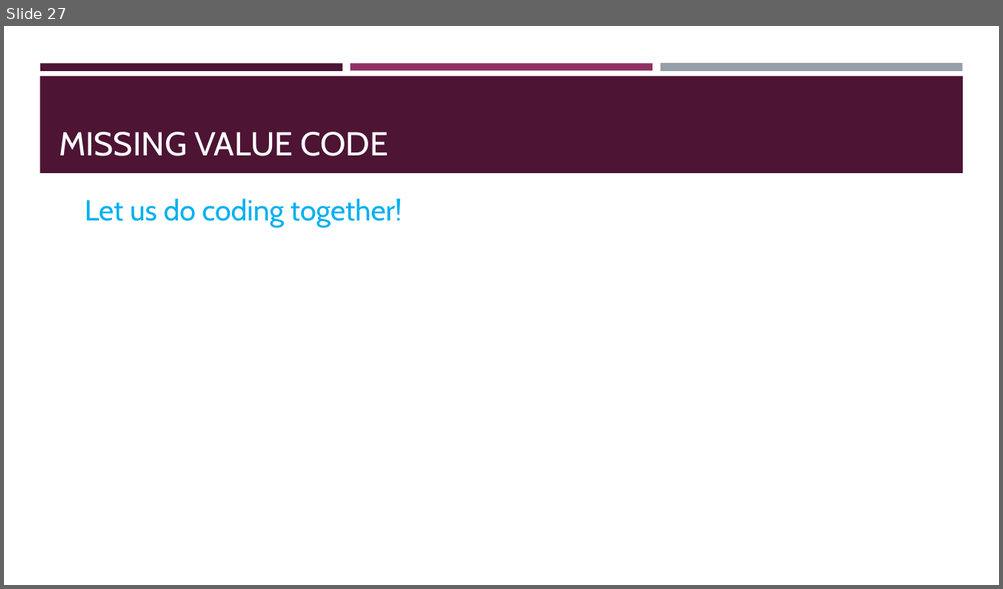
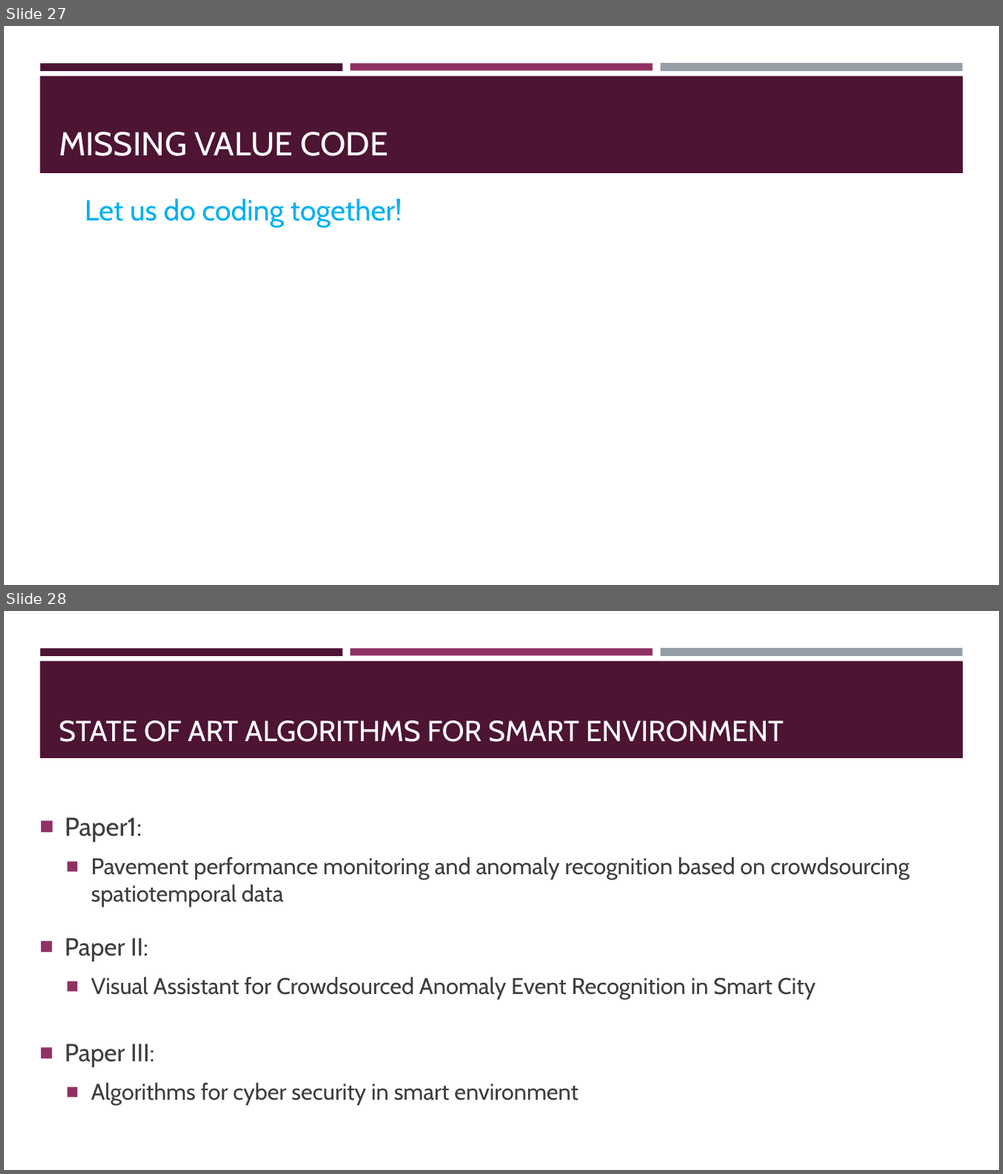
Before and after one commit to BeiyuLinCS/beiyulin.github.io, a slide deck: teach/spring_22/slides/iot_smart_environment2.pptx. Shown one above the other, each under a label of ours: slide 27 before the commit, slides 27 and 28 after it. The pictures are 1003x589 and 1003x1174 pixels, drawn with LibreOffice and Linux fonts; fonts in the diff are those of the drawing. Boxes give left, top, right and bottom in pixels: in the first picture for what was removed or moved away, otherwise in the second. Text is boxed around its words. In the diff, an @@ line names an element or a change of style, - is before the commit and + after.

Commit message:
updated

```diff
--- a/teach/spring_22/slides/iot_smart_environment2.pptx
+++ b/teach/spring_22/slides/iot_smart_environment2.pptx
@@ slide 28 added at [4, 611, 999, 1170], background #FFFFFF; not listed: 4 template elements that a slide beside it also shows @@
@@ title added at [59, 721, 783, 742], 28 pt, text #FFFFFF @@
+STATE OF ART ALGORITHMS FOR SMART ENVIRONMENT
@@ text added at [65, 817, 909, 1105], 22 pt, text #3D3D3D @@
+■ Paper1:
+  ■ Pavement performance monitoring and anomaly recognition based on crowdsourcing spatiotemporal data
+■ Paper II:
+  ■ Visual Assistant for Crowdsourced Anomaly Event Recognition in Smart City
+■ Paper III:
+  ■ Algorithms for cyber security in smart environment
```
